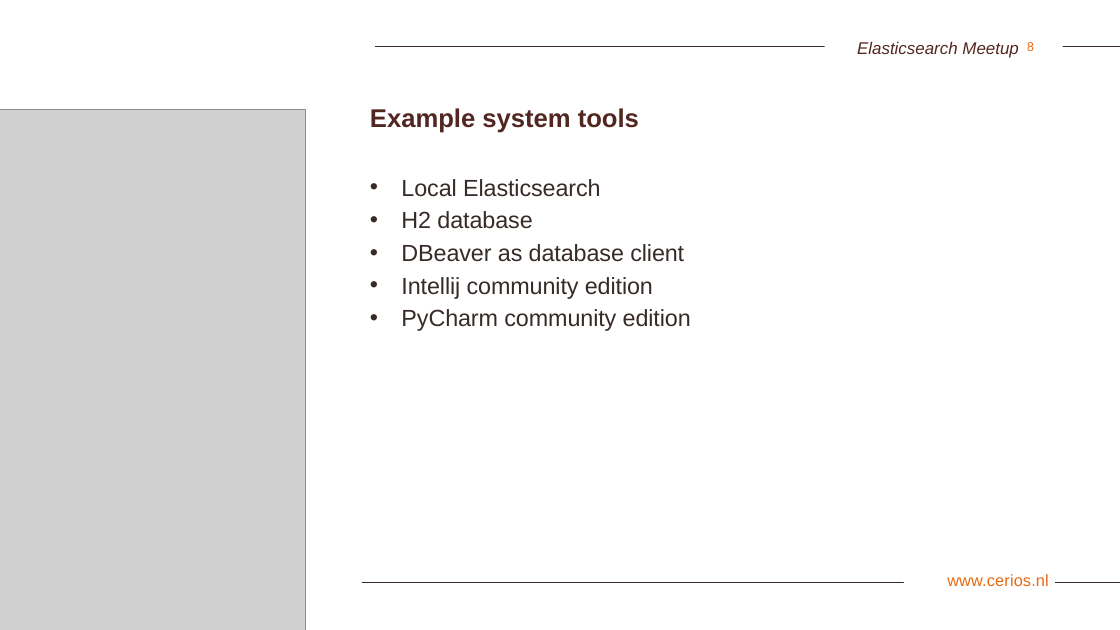
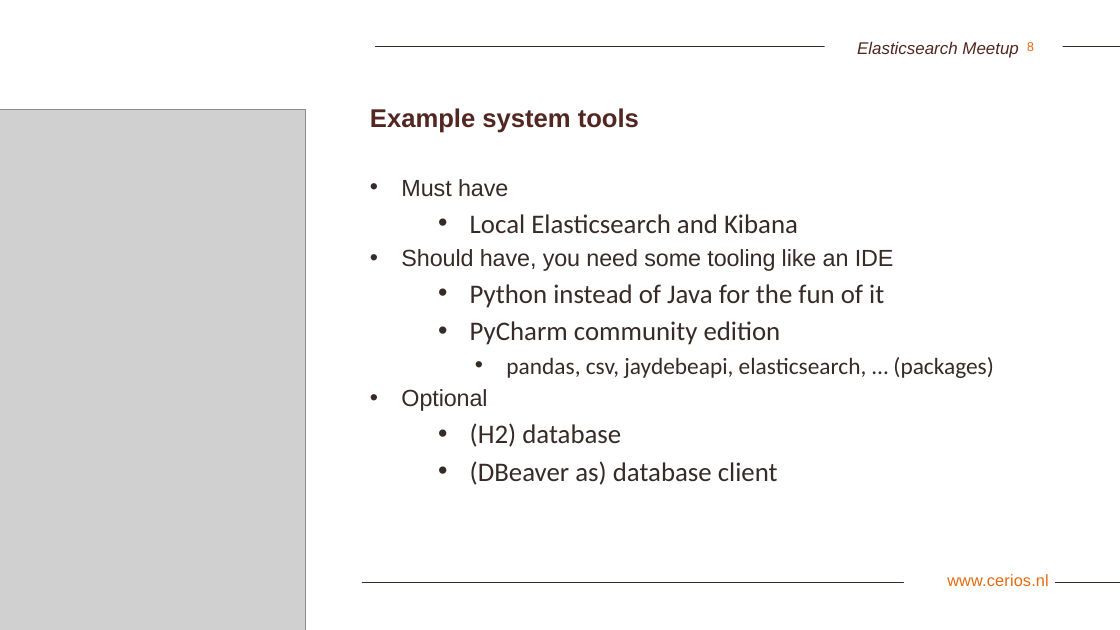
Before and after one commit to rpbouw/es-meetup, a slide deck: slide 8 of presentation/Elasticsearch-meetup-2019-03.pptx. Drawn at 1120x630 pixels with LibreOffice and Linux fonts; fonts in the diff are those of the drawing; grey boxes stand for pictures; background and template pictures are left out. Boxes give left, top, right and bottom in pixels: in the first picture for what was removed or moved away, otherwise in the second. Text is boxed around its words. In the diff, an @@ line names an element or a change of style, - is before the commit and + after.

Commit message:
Updated ppt, removed log lines, added elasticsearch DSL scripts

```diff
--- a/presentation/Elasticsearch-meetup-2019-03.pptx
+++ b/presentation/Elasticsearch-meetup-2019-03.pptx
@@ text at (x1=401, y1=179, x2=894, y2=308): text changed; size 20 to 23 pt; font Arial to Calibri @@
-• Local Elasticsearch
-• H2 database
-• DBeaver as database client
-• Intellij community edition
+• Must have
+  • Local Elasticsearch and Kibana
+• Should have, you need some tooling like an IDE
+  • Python instead of Java for the fun of it
@@ text at (x1=470, y1=321, x2=781, y2=345): size 20 to 23 pt, font Arial to Calibri, letter spacing -0.1 to 0 pt in "PyCharm community edition"; list level 1 to 2 in "PyCharm community edition"; line spacing 24pt to 1 @@
@@ text at (x1=401, y1=357, x2=993, y2=485): paragraphs added @@
+    • pandas, csv, jaydebeapi, elasticsearch, … (packages)
+• Optional
+  • (H2) database
+  • (DBeaver as) database client
```
Also in this commit, not shown: 1 other slide changed, 1 slide added, 3 other files.
